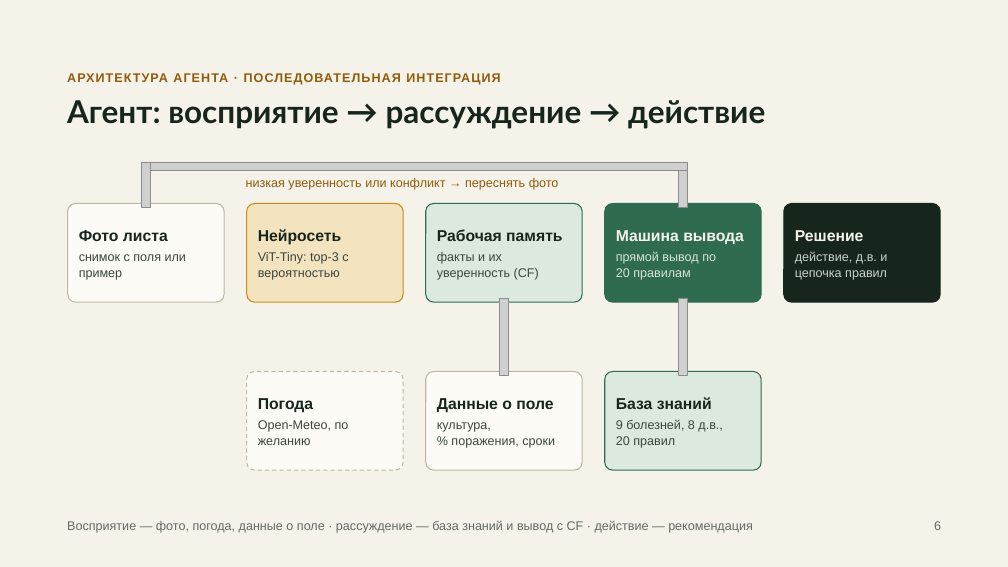
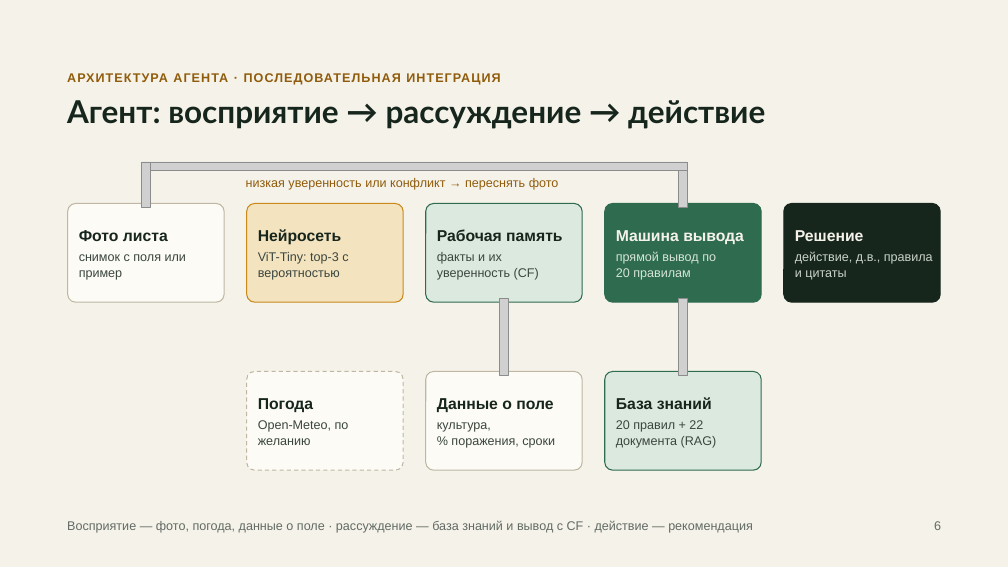
Before and after one commit to lenchikponchik/CaseChampion, a slide deck: slide 6 of presentation/defense.pptx. Drawn at 1008x567 pixels with LibreOffice and Linux fonts; fonts in the diff are those of the drawing; grey boxes stand for pictures; background and template pictures are left out. Boxes give left, top, right and bottom in pixels: in the first picture for what was removed or moved away, otherwise in the second. Text is boxed around its words. In the diff, an @@ line names an element or a change of style, - is before the commit and + after.

Commit message:
Поиск по документам (RAG)

```diff
--- a/presentation/defense.pptx
+++ b/presentation/defense.pptx
@@ text at <box>795,251,933,280</box>: text changed @@
-действие, д.в. и цепочка правил
+действие, д.в., правила и цитаты
@@ text at <box>616,420,717,448</box>: text changed @@
-9 болезней, 8 д.в., 20 правил
+20 правил + 22 документа (RAG)
```
Also in this commit, not shown: 2 other slides changed, 32 other files.
